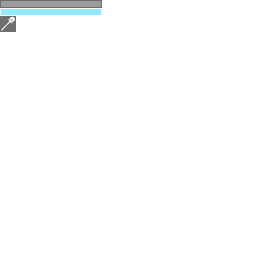
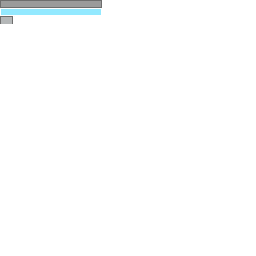
Two versions of the same layered image (w=256, h=256). Layer-by-layer changes:
renamed "Ebene 1" to "Rechteck 1", painted on it over [0, 16, 16, 32]
